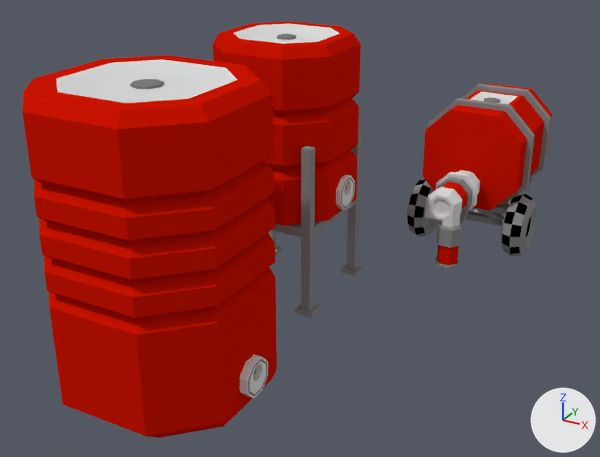
The Blender file crops/farm/bricks/tanksnstuff.blend: old version first, new version second.
One viewpoint serves both versions: a camera (50 mm lens) standing at (10.9, -33.6, 17.5) and looking at (-4.9, -4.8, 3.1). The axes (+X, +Y, +Z) are drawn at lower right. The lights are the same throughout. Objects named as collision shapes, trigger or cutter boxes, shadow casters or lower levels of detail are left out.

In view in the first picture: 'flatPumpPipe', 'largeWaterTank', 'massiveWaterTank', 'medWaterTank', 'tallPumpPipe', 'tankPump'.
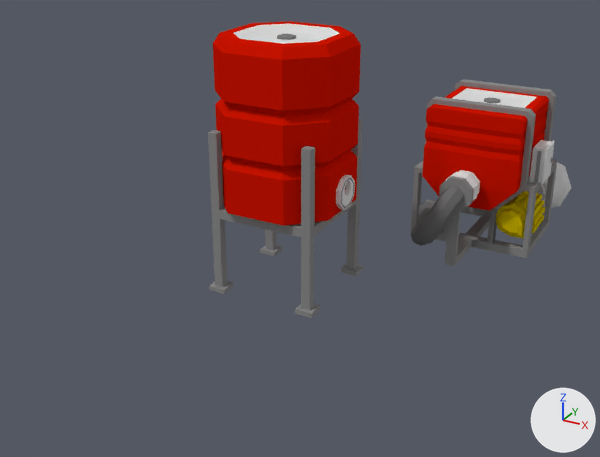
Where the change shows, as pixel boxes (x1, y1, x2, y2) in the pictures (600 x 457 px; the box of a moved part takes in the faces that stretch with it):
'massiveWaterTank', hidden
    before: (22, 55, 277, 438)
'medWaterTank', reshaped
    before: (407, 84, 552, 257)
    after: (410, 79, 557, 258)
'medTankPump', added
    after: (411, 140, 571, 266)
    faces in mat_blank_csub (dark grey #6c6c6c): (411, 186, 464, 246)
    faces in mat_grey_002 (light grey #dadada): (446, 140, 571, 208)
    faces in mat_gray25_002 (grey #898989): (417, 176, 545, 266)
    faces in mat_gray25 (grey #898989): (441, 151, 554, 258)
    faces in mat_blank_003 (yellow #ceb800): (496, 191, 545, 238)
'tankPump', deleted
    before: (425, 172, 478, 237)
    faces in mat_grey (light grey #dadada): (425, 172, 478, 227)
    faces in mat_gray25 (grey #898989): (437, 177, 473, 237)
    faces in mat_blank (red #ce1400): (442, 182, 468, 208)
'tallPumpPipe', deleted
    before: (435, 239, 461, 269)
    faces in mat_blank (red #ce1400): (437, 245, 459, 265)
    faces in mat_gray25 (grey #898989): (435, 239, 461, 269)
'flatPumpPipe', deleted
    before: (437, 230, 461, 245)
part 1 of me_cube_003, rebuilt (37% taller)
    before: (428, 98, 535, 205)
    after: (424, 96, 536, 243)
part 2 of me_cube_003, deleted
    before: (407, 179, 537, 257)
part 3 of me_cube_003, moved or reshaped
    before: (422, 84, 552, 255)
    after: (410, 79, 557, 258)

The edits, one by one:
Material 'gray25.002' (mat_gray25_002) is new.
Its base color is (0.251, 0.251, 0.251) (grey #898989).
Material 'blank.003' (mat_blank_003) is new.
Its base color is (0.62, 0.478, 0.0) (yellow #ceb800).
Material 'trueblack' (mat_trueblack) is new.
Its base color is (0.0, 0.0, 0.0) (black #000000).
Material 'grey.002' (mat_grey_002) is new.
Its base color is (0.7, 0.7, 0.7) (light grey #dadada).
me_cube_003 is used by ob_medwatertank; location (0.0, 7.0, 3.8).
me_cube_003 had 906 vertices, 500 faces and spanned x -2.99..2.99, y -4.93..1.94, z -3.85..3.41.
me_cube_003 now has 424 vertices, 356 faces and spans x -3.0..3.0, y -4.93..1.94, z -3.8..3.41.
me_cube_003 part 1: the loose piece of 32 vertices spanning x -2.54..2.54, y -3.16..-2.76, z -1.67..3.41 is rebuilt with 44 vertices and now spans x -2.54..2.54, y -3.5..-3.0, z -3.4..3.41.
me_cube_003 part 2: 83 loose pieces with 612 vertices, spanning x -2.99..2.99, y -4.75..1.17, z -3.85..-0.75, are deleted.
me_cube_003 part 3: 2 vertices moved from x -2.31..2.31, y 1.65, z 2.02 to x -2.31..2.31, y 1.65, z 1.22; 142 vertices removed from x -2.54..2.99, y -4.58..1.94, z -3.68..3.41; 260 vertices added at x -3.0..3.0, y -4.4..1.94, z -3.8..3.41.
me_cube_003 no longer uses material mat_black_2 (black #000000).
Mesh me_cylinder_001 is new.
It has 799 vertices, 644 faces, 1 loose edge and spans x -0.7..4.67, y -3.0..3.61, z -2.68..9.11.
Faces by material slot: [149, 3, 75, 68, 108, 48, 1, 192].
It uses material mat_grey_002 (light grey #dadada).
It uses material mat_black_2 (black #000000).
It uses material mat_gray25_002 (grey #898989).
It uses material mat_blank_003 (yellow #ceb800).
It uses material mat_gray25 (grey #898989).
It uses material mat_grey (light grey #dadada).
It uses material mat_trueblack (black #000000).
It uses material mat_blank_csub (grey #7c7c7c).
Object 'flatPumpPipe' (ob_flatpumppipe) is deleted.
Object 'tallPumpPipe' (ob_tallpumppipe) is deleted.
Object 'tankPump' (ob_tankpump) is deleted.
Object 'massiveWaterTank' (ob_massivewatertank) is now hidden.
Object 'medTankPump' (ob_medtankpump) is new; it shows me_cylinder_001.
Its location is (0.0, 8.94, 4.67).
Its rotation in degrees is (90, 90, 0).
It gains a EDGE_SPLIT modifier named 'EdgeSplit'.
Modifier setting: use_edge_angle = False.
